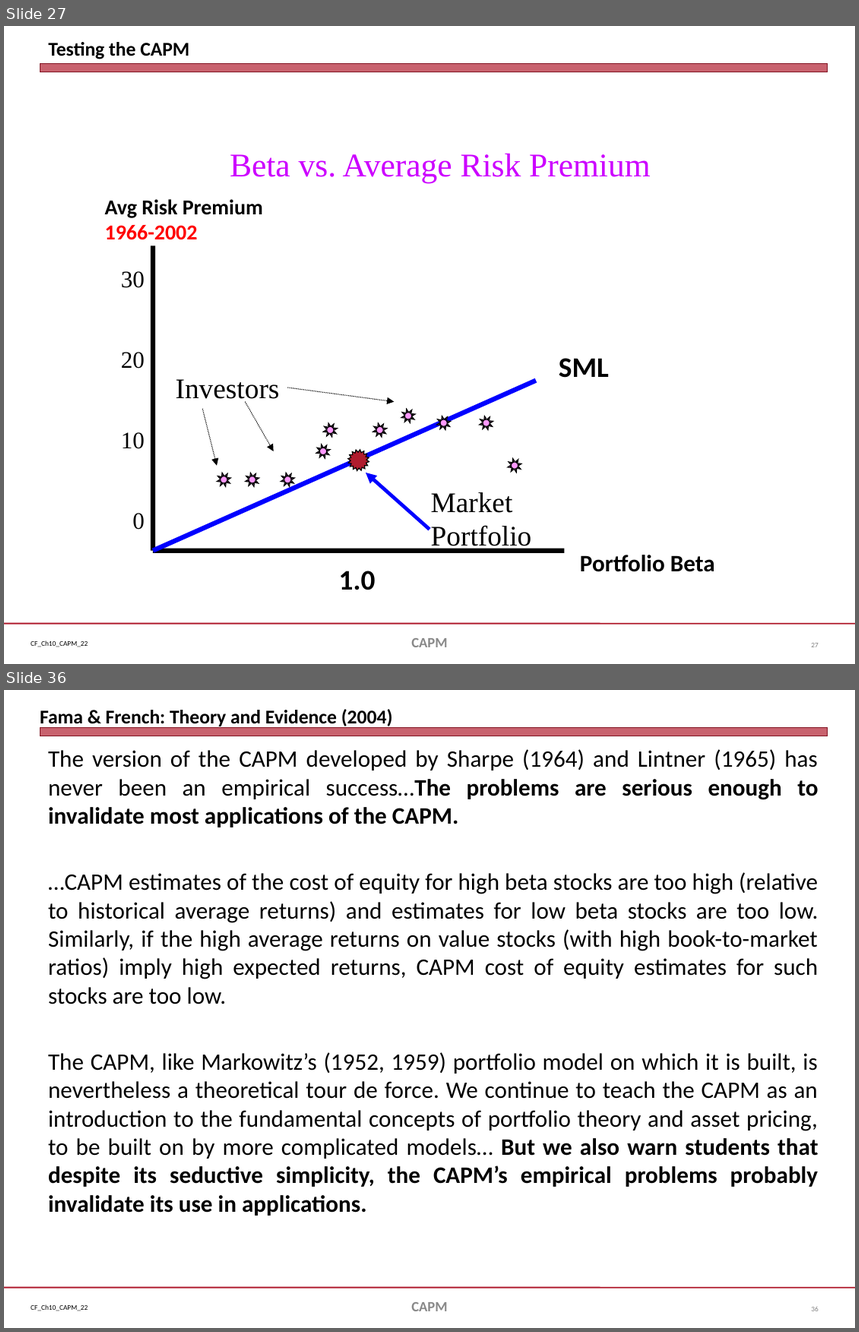
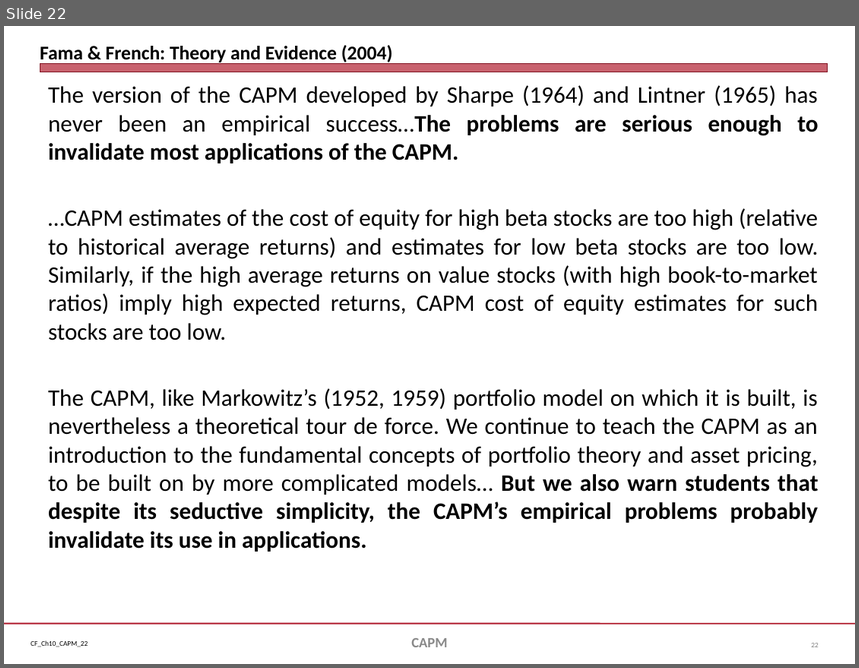
Before and after one commit to jmc877/Corporate-Finance, a slide deck: slides/CF_Ch10_CAPM_22.pptx. Shown one above the other, each under a label of ours: slides 27 and 36 before the commit, slide 22 after it; the slides between them are not shown. The pictures are 859x1332 and 859x668 pixels, drawn with LibreOffice and Linux fonts; fonts in the diff are those of the drawing. Boxes give left, top, right and bottom in pixels: in the first picture for what was removed or moved away, otherwise in the second. Text is boxed around its words. In the diff, an @@ line names an element or a change of style, - is before the commit and + after.

```diff
--- a/slides/CF_Ch10_CAPM_22.pptx
+++ b/slides/CF_Ch10_CAPM_22.pptx
@@ slide 27 removed at <box>4,26,855,664</box>, background #FFFFFF; not listed: 3 template elements that a slide beside it also shows @@
@@ title removed at <box>48,42,189,59</box> @@
-Testing the CAPM
@@ text removed at <box>230,153,650,183</box> @@
-Beta vs. Average Risk Premium
@@ text removed at <box>105,199,263,240</box> @@
-Avg Risk Premium 1966-2002
@@ line removed from (153, 246) to (153, 551) @@
@@ text removed at <box>121,271,145,530</box> @@
-30
-20
-10
-0
@@ text removed at <box>559,358,609,378</box> @@
-SML
@@ line removed from (153, 551) to (536, 381) @@
@@ text removed at <box>176,379,280,404</box> @@
-Investors
@@ arrow removed from (287, 388) to (394, 402) @@
@@ arrow removed from (202, 409) to (217, 466) @@
@@ arrow removed from (245, 402) to (274, 452) @@
@@ sun removed at <box>399,406,419,427</box> @@
@@ sun removed at <box>433,413,454,433</box> @@
@@ sun removed at <box>476,413,496,433</box> @@
@@ sun removed at <box>320,421,341,441</box> @@
@@ sun removed at <box>370,421,390,441</box> @@
@@ sun removed at <box>314,442,334,462</box> @@
@@ star removed at <box>344,446,373,475</box> @@
@@ sun removed at <box>506,455,525,476</box> @@
@@ sun removed at <box>214,470,234,490</box> @@
@@ sun removed at <box>242,470,262,490</box> @@
@@ sun removed at <box>278,470,298,490</box> @@
@@ arrow removed from (430, 530) to (366, 473) @@
@@ text removed at <box>431,493,532,552</box> @@
-Market Portfolio
@@ line removed from (153, 551) to (564, 551) @@
@@ text removed at <box>339,571,376,591</box> @@
-1.0
@@ text removed at <box>580,555,715,572</box> @@
-Portfolio Beta
@@ text removed at <box>411,639,447,648</box> @@
-CAPM
@@ page number removed at <box>811,643,818,648</box> @@
-27
@@ what was slide 36 is now slide 22 @@
@@ page number at <box>811,643,818,648</box>: text changed @@
-36
+22
```
Also in this commit, not shown: 8 slides changed, 13 other slides removed, 4 other files.
